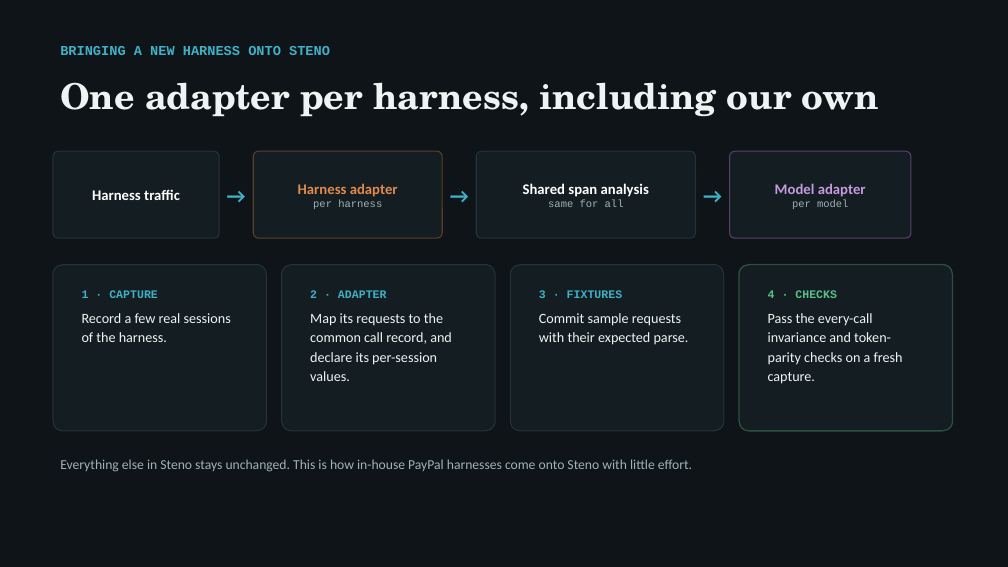
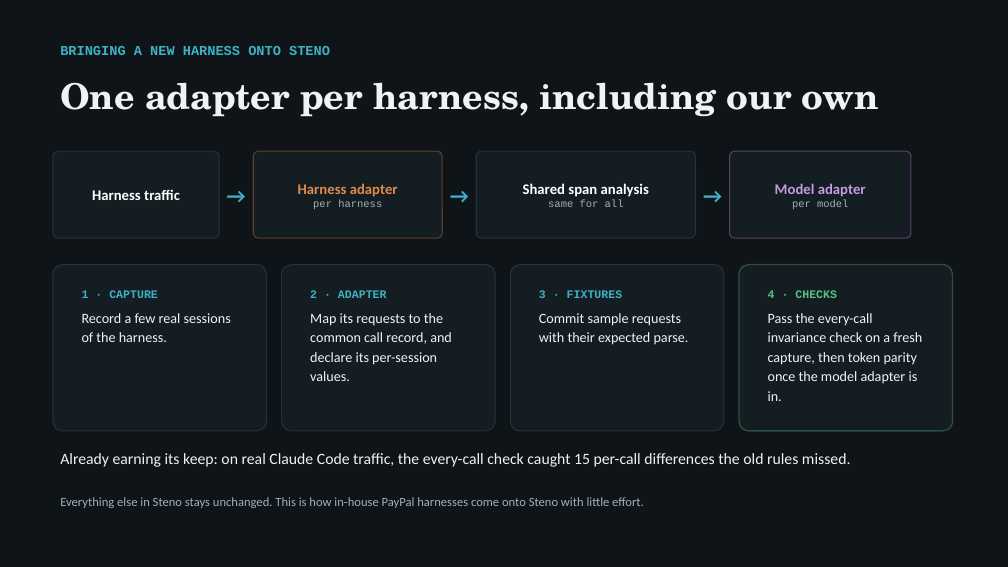
Before and after one commit to arunmenon/gisting-coding-agent, a slide deck: slide 6 of Gisting-CTO-deck.pptx. Drawn at 1008x567 pixels with LibreOffice and Linux fonts; fonts in the diff are those of the drawing. Boxes give left, top, right and bottom in pixels: in the first picture for what was removed or moved away, otherwise in the second. Text is boxed around its words. In the diff, an @@ line names an element or a change of style, - is before the commit and + after.

```diff
--- a/Gisting-CTO-deck.pptx
+++ b/Gisting-CTO-deck.pptx
@@ text at [768,313,922,401]: text changed @@
-Pass the every-call invariance and token-parity checks on a fresh capture.
+Pass the every-call invariance check on a fresh capture, then token parity once the model adapter is in.
@@ text added at [60,453,851,467], 15 pt, text #EEF3F3 @@
+Already earning its keep: on real Claude Code traffic, the every-call check caught 15 per-call differences the old rules missed.
@@ text "Everything else in Steno stays ...": place and size @@
-text "Everything else in Steno stays ..." at [60,459,692,472]
+text "Everything else in Steno stays ..." at [60,497,644,508]
@@ text "Everything else in Steno stays ..." at [60,497,644,508]: size 13 to 12 pt @@
```
Also in this commit, not shown: 2 other slides changed, 4 other files.
